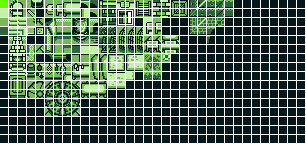
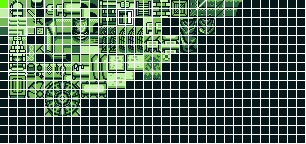
Revision of a layered 306 × 144 image; what changed, layer by layer:
painted on "castle.png" over box(180, 0, 242, 53)
